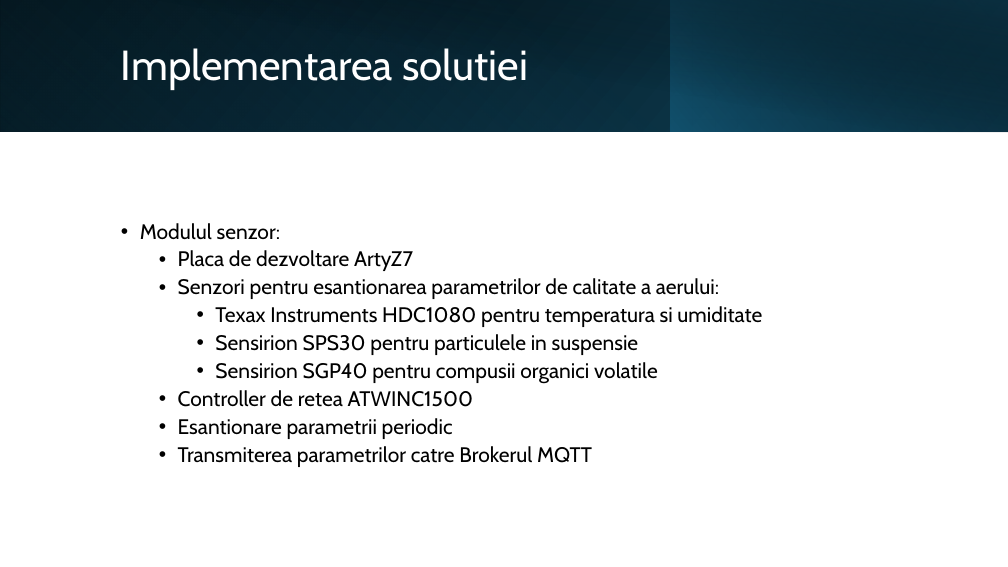
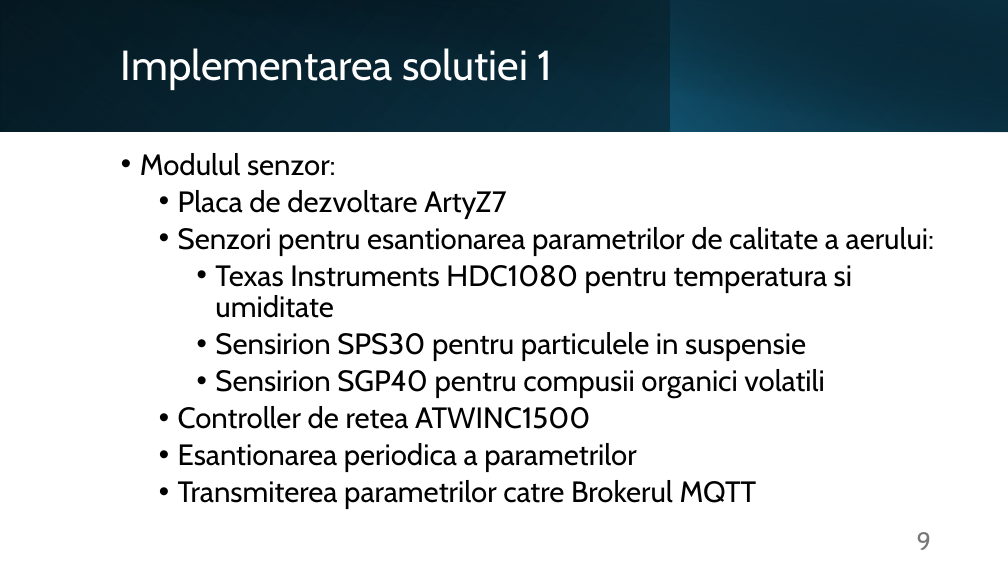
Before and after one commit to Coposescu/IoTDocumentation, a slide deck: slide 9 of Coposescu_Mihai_Octavian_prezentare.pptx (slide 10 before the commit). Drawn at 1008x567 pixels with LibreOffice and Linux fonts; fonts in the diff are those of the drawing. Boxes give left, top, right and bottom in pixels: in the first picture for what was removed or moved away, otherwise in the second. Text is boxed around its words. In the diff, an @@ line names an element or a change of style, - is before the commit and + after.

```diff
--- a/Coposescu_Mihai_Octavian_prezentare.pptx
+++ b/Coposescu_Mihai_Octavian_prezentare.pptx
@@ title at (x1=121, y1=48, x2=553, y2=90): text changed @@
-Implementarea solutiei
+Implementarea solutiei 1
@@ text "Modulul senzor:" moved from (x1=140, y1=223, x2=762, y2=467) to (x1=140, y1=153, x2=934, y2=509) @@
@@ text at (x1=140, y1=153, x2=934, y2=509): size 20 to 28 pt in "Modulul senzor:", "Placa de dezvoltare ArtyZ7", "Senzori pentru esantionarea parametrilor de calitate a ...", "Sensirion SPS30 pentru particulele in suspensie" and 2 more places @@
@@ text at (x1=215, y1=265, x2=852, y2=318): text changed; size 20 to 28 pt @@
-    • Texax Instruments HDC1080 pentru temperatura si umiditate
+    • Texas Instruments HDC1080 pentru temperatura si umiditate
@@ text at (x1=215, y1=369, x2=824, y2=398): text changed; size 20 to 28 pt @@
-    • Sensirion SGP40 pentru compusii organici volatile
+    • Sensirion SGP40 pentru compusii organici volatili
@@ text at (x1=178, y1=443, x2=637, y2=472): text changed; size 20 to 28 pt @@
-  • Esantionare parametrii periodic
+  • Esantionarea periodica a parametrilor
@@ page number added at (x1=917, y1=532, x2=931, y2=550), 24 pt, text #797979 @@
+9
```
Also in this commit, not shown: 16 other slides changed, 5 slides added, 6 slides removed, 9 other files.
